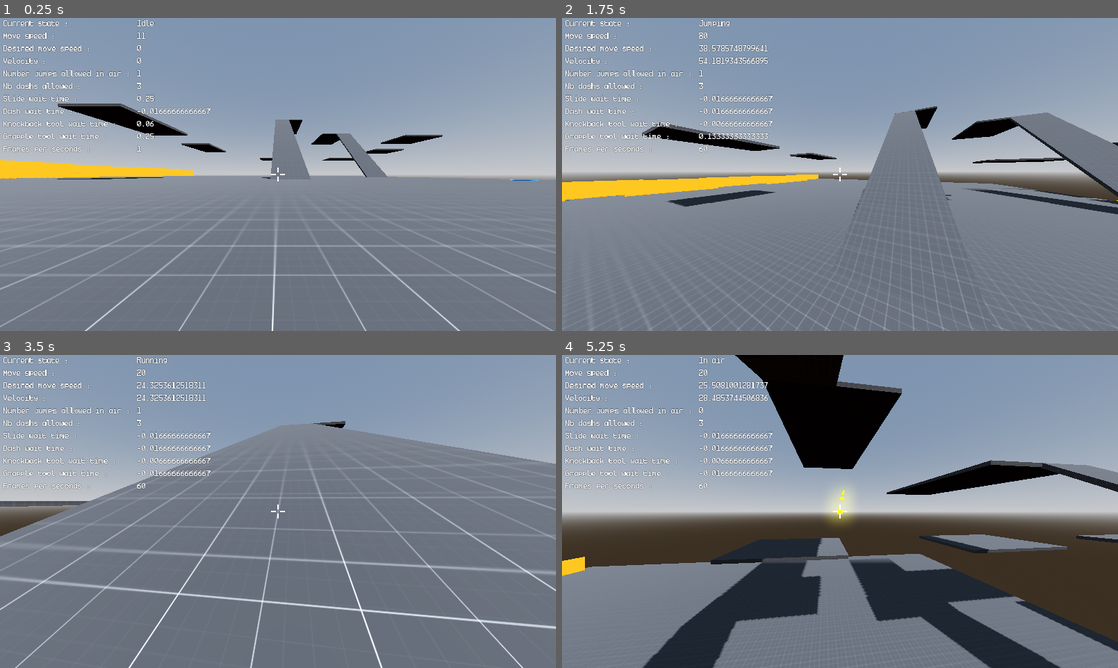
Above: before the commit, frames 1-4 (two rows, left to right).
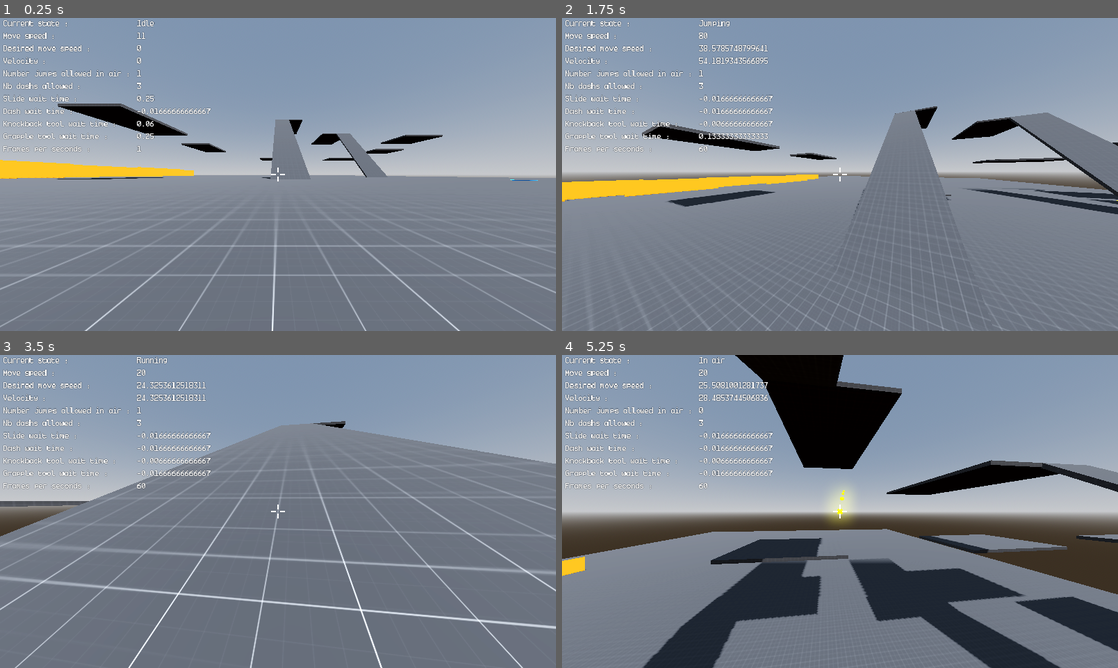
Above: after the commit, the same moments.

Repository: ayoubachak/sticky-man
Game: Godot game, scene res://Scenes/TemplateMapScene.tscn
Two runs of this game, one before a commit and one after it. Both use one fixed random seed, a clock stepped at 60 frames per second and the inputs below. The engine's default icon, where the game draws it, is replaced by a stand-in: a white triangle on a blue panel in a dark square.
Inputs (mouse positions are in pixels of both pictures, inside the frame that each line leads up to):
- Up to frame 1 (0.25 s): no input
- Up to frame 2 (1.75 s): tap Enter at 0.5 s; move the mouse to (867, 174) at 0.52 s; hold W (moveForward) from 0.53 s (still down); tap Ctrl (dash) at 0.6 s; click (867, 174) at 0.67 s; tap Space (jump) at 0.77, 1.52 s; move the mouse to (812, 174) at 1.27 s; right-click (812, 174) at 1.35 s
- Up to frame 3 (3.5 s): keep holding W (moveForward); move the mouse to (289, 505) at 2.02 s; tap Shift (run) at 2.1 s; move the mouse to (272, 517) at 2.77 s; tap Mouse wheel up (useKnockbackTool) at 2.85 s; click (272, 517) at 2.92 s; tap Space (jump) at 3.02 s
- Up to frame 4 (5.25 s): keep holding W (moveForward); move the mouse to (878, 514) at 3.52 s; tap Ctrl (dash) at 3.6 s; tap Space (jump) at 3.77, 4.52 s; move the mouse to (795, 508) at 4.27 s; right-click (795, 508) at 4.35 s; move the mouse to (845, 511) at 5.02 s; tap Shift (run) at 5.1 s; click (845, 511) at 5.17 s

The runs differ from the first frame. In frame 1, 0.1% of the frame differs, in the area x 2-100%, y 34-52%; in frame 2, 0.8%; in frame 3, 0.2%; in frame 4, 7.1%, in the area x 0-100%, y 55-92%.

Commit message:
Refactor Spawner logic; simplify spawn position calculation and enhance height management for zombie instantiation.

Diff:
--- a/Scenes/TemplateMapScene.tscn
+++ b/Scenes/TemplateMapScene.tscn
@@ -130,11 +130,12 @@
 [node name="Blocks" type="Node3D" parent="Map"]
 
 [node name="CSGBox3D" type="CSGBox3D" parent="Map/Blocks"]
-transform = Transform3D(1, 0, 0, 0, 1, 0, 0, 0, 1, -128.598, -0.137161, 23.0408)
+transform = Transform3D(2.05434, 0, 0, 0, 0.996021, 0, 0, 0, 1.39614, -128.598, -0.137161, 23.0408)
 use_collision = true
 collision_mask = 2
 size = Vector3(260, 1, 210)
 material = SubResource("StandardMaterial3D_st80m")
+metadata/_edit_group_ = true
 
 [node name="CSGBox3D12" type="CSGBox3D" parent="Map/Blocks"]
 transform = Transform3D(0.999956, -0.00940719, 0, 0.00940719, 0.999956, 0, 0, 0, 1, -2.09055, 4.20324, 0.864672)
--- a/Scripts/Enemies/Spawner.gd
+++ b/Scripts/Enemies/Spawner.gd
@@ -4,27 +4,23 @@
 @export var spawn_interval: float = 5.0
 @export var map_width: float = 50.0
 @export var map_depth: float = 50.0
-
-# var spawner_counter: int = 0;
+@export var spawn_y: float = 0.0  # fixed Y level for spawning
+@export var spawn_height_offset: float = 2.0  # additional height to raise spawn
 
 func _ready() -> void:
-	var timer = $Timer
-	timer.wait_time = spawn_interval
-	timer.autostart = true
-	timer.one_shot = false
-	timer.connect("timeout", Callable(self, "_on_Timer_timeout"))
+	# Set default spawn_y to this node's height if not explicitly set
+	spawn_y = global_transform.origin.y
+	$Timer.wait_time = spawn_interval
+	$Timer.autostart = true
+	$Timer.one_shot = false
+	$Timer.connect("timeout", Callable(self, "_on_Timer_timeout"))
 
 func _on_Timer_timeout() -> void:
 	var z = zombie_scene.instantiate()
-	# pick a random position within centered bounds
-	var x = randf() * map_width - map_width / 2.0
-	var zpos = randf() * map_depth - map_depth / 2.0
-	# set spawn y to the player's current height
-	var players = get_tree().get_nodes_in_group("PlayerCharacter")
-	var y = 0.0
-	if players.size() > 0:
-		y = players[0].global_transform.origin.y
-	z.global_transform.origin = Vector3(x, y, zpos)
+	# pick a random position within bounds centered on this Spawner
+	var center = global_transform.origin
+	var x = center.x + randf() * map_width - map_width / 2.0
+	var zpos = center.z + randf() * map_depth - map_depth / 2.0
+	# use fixed Y level plus offset
+	z.global_transform.origin = Vector3(x, spawn_y + spawn_height_offset, zpos)
 	get_parent().add_child(z)
-	# spawner_counter += 1
-	# print("Spawned zombie at: ", z.global_transform.origin)
